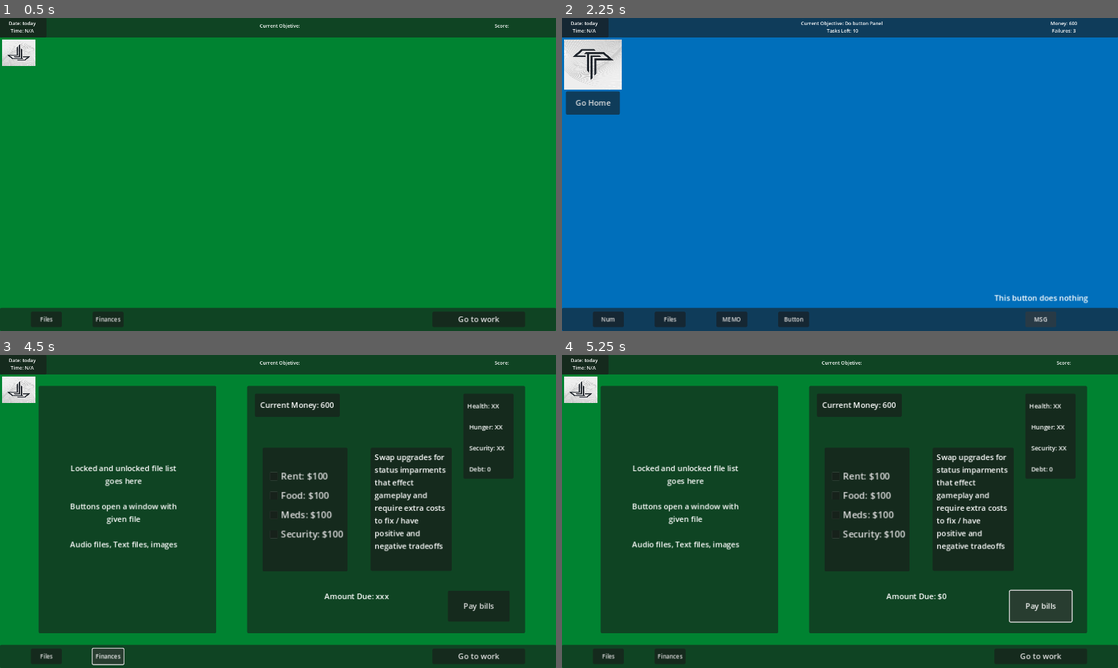
Above: before the commit, frames 1-4 (two rows, left to right).
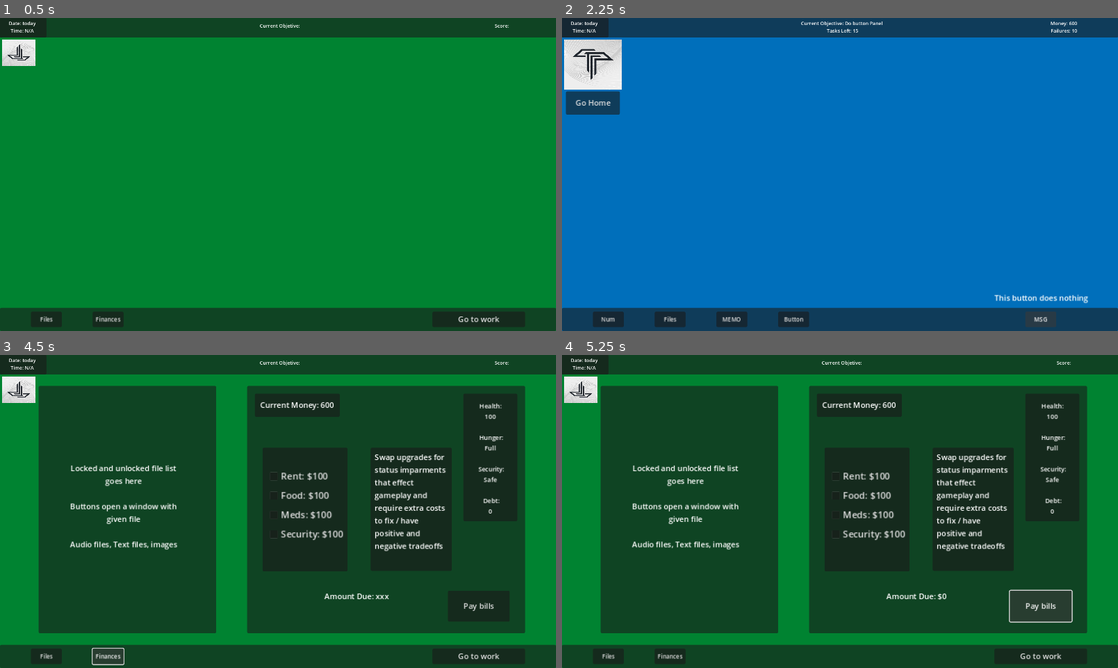
Above: after the commit, the same moments.

Repository: andrewpressman/Operation-OS
Game: Godot game, scene res://Home/HomeDesktop.tscn
The game is run twice, just before and just after one commit, with the same random seed, the same clock (stepped at 60 frames per second) and the same inputs.
Inputs:
- Up to frame 1 (0.5 s): no input
- Up to frame 2 (2.25 s): click "Go to work" at 0.5 s; click "Go Home" at 1.25 s; click "Go to work" at 2 s
- Up to frame 3 (4.5 s): click "Go Home" at 2.75 s; click "Files" at 3.5 s; click "Finances" at 4.25 s
- Up to frame 4 (5.25 s): click "Pay bills" at 5 s

Frame 1 is identical in both runs. In frame 2, less than 0.1% of the frame differs, in the area x 52-93%, y 3-5%; in frame 3, 1.8%, in the area x 83-93%, y 12-54%; in frame 4, 1.8%.

Commit message:
bugs and format fixing
Resolved lives not subtracting
reformatted text to fit stats panel
set initial values for first 3 levels

Diff:
--- a/Home/HomeDesktop.tscn
+++ b/Home/HomeDesktop.tscn
@@ -132,15 +132,14 @@
 layout_mode = 0
 offset_left = 448.0
 offset_top = 16.0
-offset_right = 552.0
-offset_bottom = 192.0
+offset_right = 560.0
+offset_bottom = 280.0
 
 [node name="Label" type="Label" parent="Finances/Stats"]
 layout_mode = 0
-offset_left = 8.0
 offset_top = 16.0
-offset_right = 96.0
-offset_bottom = 160.0
+offset_right = 112.0
+offset_bottom = 256.0
 theme_override_font_sizes/font_size = 13
 text = "Health: XX
 
@@ -149,6 +148,7 @@
 Security: XX
 
 Debt: XX"
+horizontal_alignment = 1
 
 [node name="Bills" type="Panel" parent="Finances"]
 layout_mode = 0
--- a/Home/finances.gd
+++ b/Home/finances.gd
@@ -44,10 +44,30 @@
 	$Money/Label.text = "Current Money: " + str(GlobalVar.Money)
 
 func UpdateStats():
-	$Stats/Label.text = "Health: XX\n
-						 Hunger: XX\n
-						 Security: XX\n
-						 Debt: " + str(GlobalVar.Debt)
+	var Hunger
+	var Security
+	if GlobalVar.Hunger < 10:
+		Hunger  = "Starving"
+	elif GlobalVar.Hunger < 30:
+		Hunger = "Irritated"
+	elif GlobalVar.Hunger < 60:
+		Hunger = "Fed"
+	else:
+		Hunger = "Full"
+
+	if GlobalVar.Security < 20:
+		Security  = "High Risk"
+	elif GlobalVar.Security < 30:
+		Security = "Med Risk"
+	elif GlobalVar.Security < 80:
+		Security = "Low Risk"
+	else:
+		Security = "Safe"
+
+	$Stats/Label.text = "Health: \n" + str(GlobalVar.Health) + "\n
+						 Hunger: \n" + Hunger + "\n
+						 Security: \n" + Security + "\n
+						 Debt: \n" + str(GlobalVar.Debt)
 
 func UpdateDue():
 	$AmountDue.text = "Amount Due: $" + str(AmountDue)
@@ -59,7 +79,9 @@
 		GlobalVar.FoodPrice = GlobalVar.StartFoodPrice
 		GlobalVar.MedsPrice = GlobalVar.StartMedsPrice
 		GlobalVar.SecurityPrice = GlobalVar.StartSecurityPrice
-		#GlobalVar.Debt = GlobalVar.StartDebt
+		GlobalVar.Health = 100
+		GlobalVar.Hunger = 100
+		GlobalVar.Security = 100
 	else:
 		GlobalVar.RentPrice += GlobalVar.RentIncrease
 		GlobalVar.FoodPrice += GlobalVar.FoodIncrease
--- a/Tasks/Buttons.gd
+++ b/Tasks/Buttons.gd
@@ -121,12 +121,12 @@
 	if con:
 		$Display/Label.text = "SUCESS"
 		if GlobalVar.CurrentObj == 2 && !GlobalObj.ObjectiveComplete:
-			GlobalObj.TaskFailed == false
+			GlobalObj.TaskFailed = false
 			GlobalVar.Score += 1
 		await get_tree().create_timer(2).timeout
 		Kill()
 	else:
-		GlobalObj.TaskFailed == false
+		GlobalObj.TaskFailed = true
 		$Display/Label.text = "FAILURE"
 		await get_tree().create_timer(1).timeout
 		Kill()
--- a/Tasks/Numpad.gd
+++ b/Tasks/Numpad.gd
@@ -33,12 +33,12 @@
 		$Display/Label.text = "SUCESS"
 		if GlobalVar.CurrentObj == 1 && !GlobalObj.ObjectiveComplete:
 			GlobalVar.Score += 1
-			GlobalObj.TaskFailed == false
+			GlobalObj.TaskFailed = false
 		await get_tree().create_timer(1).timeout
 		Kill()
 	else:
 		$Display/Label.text = "FAILURE"
-		GlobalObj.TaskFailed == true
+		GlobalObj.TaskFailed = true
 		await get_tree().create_timer(.5).timeout
 
 
--- a/Work/WorkController.gd
+++ b/Work/WorkController.gd
@@ -17,10 +17,23 @@
 var CurrentScore : int = 0
 
 # Called when the node enters the scene tree for the first time.
+# Lives = amount of times the player can fail a task
+# Tasks = Number of tasks the player is given per shift
 func _ready():
-	GlobalVar.Score = 0
-	GlobalVar.Lives = 3
-	GlobalVar.Tasks = 10
+	#Set inital values
+	match GlobalVar.CurrentLevel:
+		1:
+			GlobalVar.Score = 0
+			GlobalVar.Lives = 5
+			GlobalVar.Tasks = 10
+			#add value to make rewards dynamic
+		2:
+			GlobalVar.Lives = 10
+			GlobalVar.Tasks = 15
+		3:
+			GlobalVar.Lives = 10
+			GlobalVar.Tasks = 20
+		#Continue down for more levels
 	GetNewTask()
 
 func _process(delta):
@@ -28,8 +41,10 @@
 		UpdateScore()
 
 	if GlobalObj.ObjectiveComplete == true:
-		GlobalObj.ObjectiveComplete == false
+		GlobalObj.ObjectiveComplete = false
 		GlobalVar.Tasks = GlobalVar.Tasks - 1
+
+		#TEMP: show fail and victory
 		if GlobalVar.Score == 10: #TODO: Convert to Global Variable
 			#TODO: convert Score to Money
 			$TempWinner.visible = true
@@ -46,7 +61,7 @@
 #Check lives
 func CheckLives():
 	if GlobalObj.TaskFailed:
-		GlobalVar.Lives -= 1
+		GlobalVar.Lives = GlobalVar.Lives - 1
 	else:
 		GlobalVar.Money += GlobalVar.Salary
 
--- a/global_Variables.gd
+++ b/global_Variables.gd
@@ -3,8 +3,9 @@
 #Work variables
 var Score : int
 var CurrentObj : int
-var Lives : int
-var Tasks : int
+
+var Lives : int #numebr of times the player can fail a task
+var Tasks : int #Number of tasks the player is given
 
 #Home variables
 var Money: int = 0
@@ -23,7 +24,11 @@
 var SecurityPrice : int
 var SecurityIncrease: int
 
-var Debt : int
+#Status trackers
+var Debt : int #straight number
+var Health : int # 0 -> 100
+var Hunger : int # 0 - 100 -> starving, hungry, irritated, fed, full
+var Security : int #0 - 100 -> Imminent Threat, In Danger, Low Risk, Safe
 
 #Intial Starting Values
 var StartMoney : int = 500
